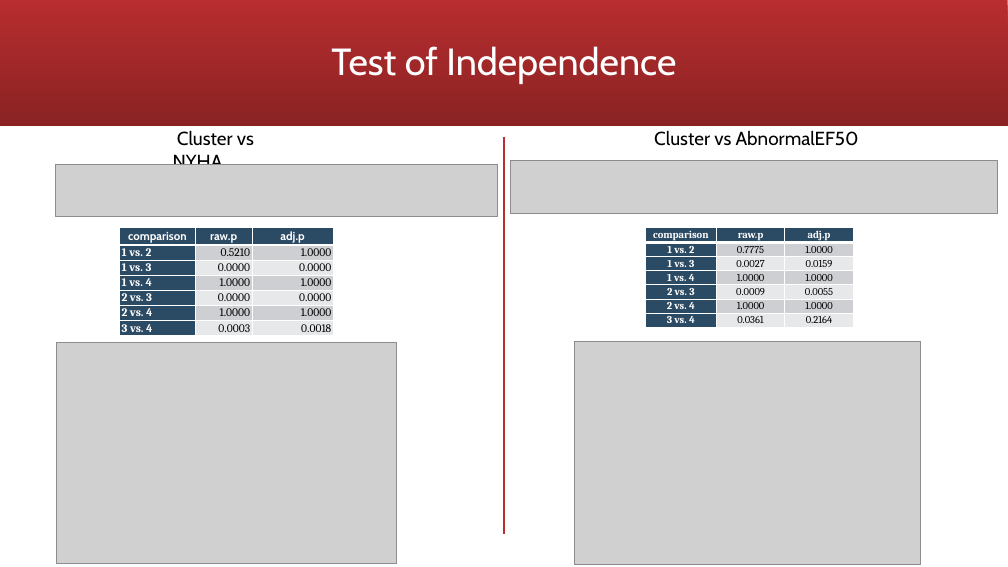
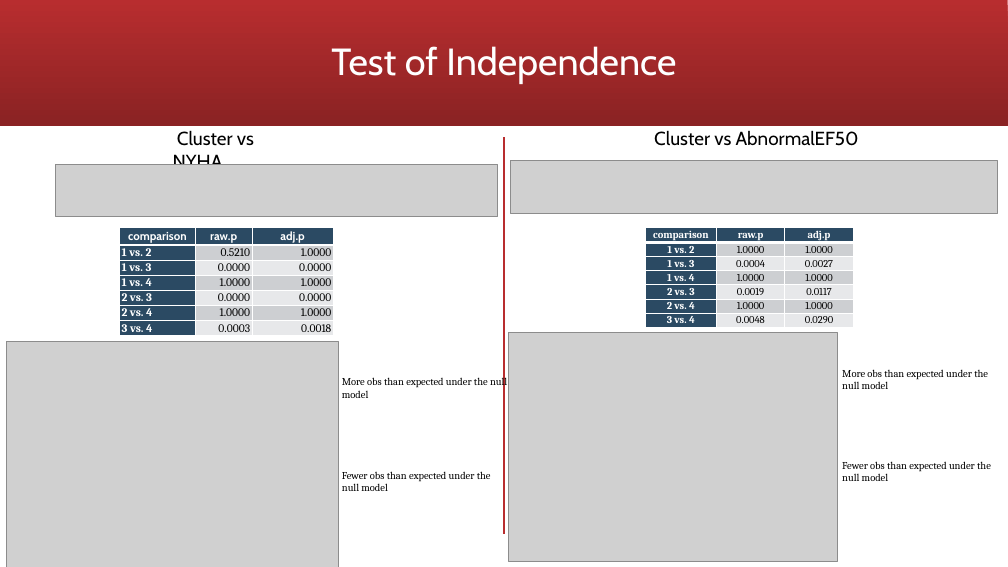
Before and after one commit to kunikoho/rstudio-projects, a slide deck: slide 18 of vorticity/vorticity-nonpca-presentation-nonparametric.pptx (slide 15 before the commit). Drawn at 1008x567 pixels with LibreOffice and Linux fonts; fonts in the diff are those of the drawing; grey boxes stand for pictures. Boxes give left, top, right and bottom in pixels: in the first picture for what was removed or moved away, otherwise in the second. Text is boxed around its words. In the diff, an @@ line names an element or a change of style, - is before the commit and + after.

```diff
--- a/vorticity/vorticity-nonpca-presentation-nonparametric.pptx
+++ b/vorticity/vorticity-nonpca-presentation-nonparametric.pptx
@@ table at [646,227,854,327] @@
-row 2, column 2: 0.7775
+row 2, column 2: 1.0000
-row 3, column 2: 0.0027
+row 3, column 2: 0.0004
-row 3, column 3: 0.0159
+row 3, column 3: 0.0027
-row 5, column 2: 0.0009
+row 5, column 2: 0.0019
-row 5, column 3: 0.0055
+row 5, column 3: 0.0117
-row 7, column 2: 0.0361
+row 7, column 2: 0.0048
-row 7, column 3: 0.2164
+row 7, column 3: 0.0290
@@ line spacing 1.07 to 1 @@
@@ picture: place and size @@
-picture at [57,343,397,563]
+picture at [7,342,339,567]
@@ picture: place and size @@
-picture at [575,341,921,564]
+picture at [508,333,838,561]
@@ text added at [342,376,507,398], 10 pt, text #000000 @@
+More obs than expected under the null model
@@ text added at [842,369,988,389], 10 pt, text #000000 @@
+More obs than expected under the null model
@@ text added at [342,471,491,491], 10 pt, text #000000 @@
+Fewer obs than expected under the null model
@@ text added at [842,461,991,481], 10 pt, text #000000 @@
+Fewer obs than expected under the null model
```
Also in this commit, not shown: 7 other slides changed, 4 slides added, 1 slide removed, 18 other files.
